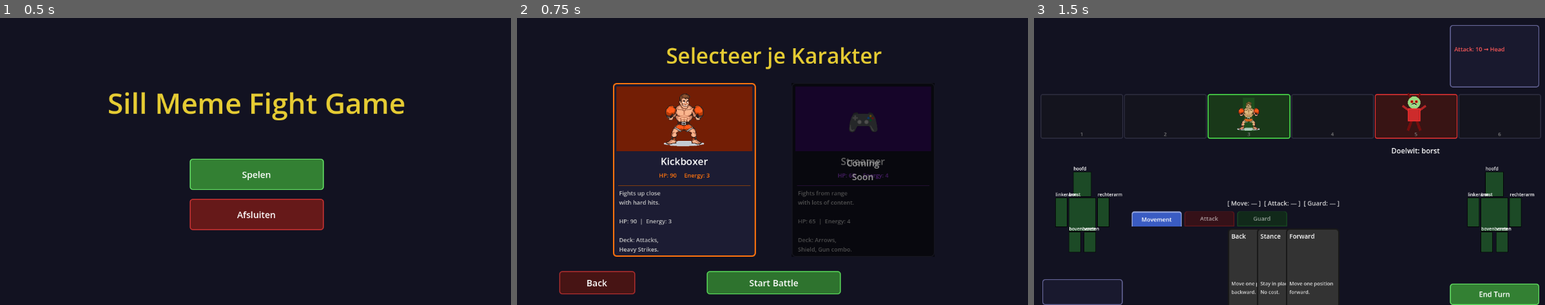
Above: before the commit, frames 1-3 (left to right).
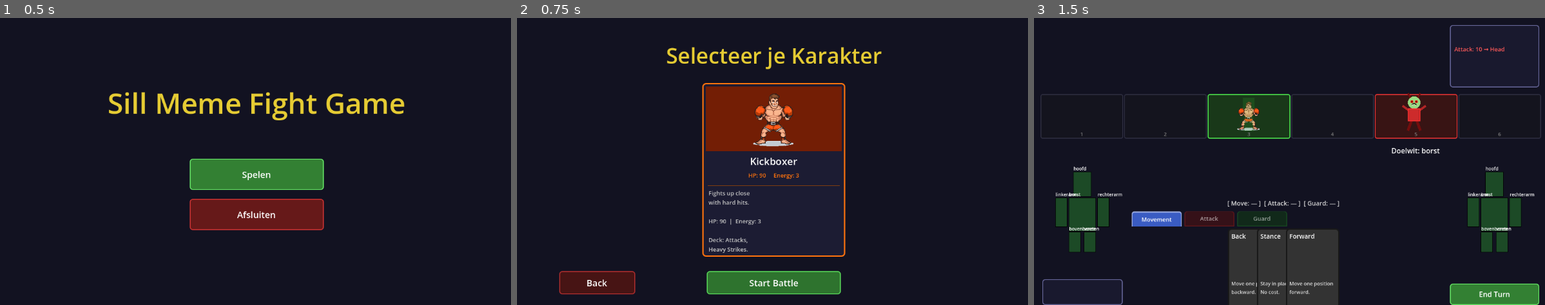
Above: after the commit, the same moments.

Repository: CreinR/SillMemeFightGame
Game: Godot game, scene res://scenes/main_menu.tscn
Two runs of this game, one before a commit and one after it. Both use one fixed random seed, a clock stepped at 60 frames per second and the inputs below.
Inputs:
- Up to frame 1 (0.5 s): no input
- Up to frame 2 (0.75 s): click "Spelen" at 0.5 s
- Up to frame 3 (1.5 s): click "Start Battle" at 1.25 s

Frame 1 is identical in both runs. In frame 2, 14% of the frame differs, in the area x 18-73%, y 22-84%; in frame 3, nothing differs.

Commit message:
Remove Streamer character from project
- character_select.gd: drop Streamer from CHARACTERS array; re-center
  the single Kickboxer panel (was offset for a 2-panel layout)
- card.gd: remove Aim Gun / Fire Gun follow-up card definitions from
  _create_follow_up(); no follow-up cards exist now
- CHARACTERS.md: replace Streamer stats block with a single HTML comment
  noting it needs a full redesign before implementation
- PLAN.md: update TODO entry to "Streamer character — full redesign needed
  for new combat system"

https://claude.ai/code/session_01LtFtAHoS1YnuChgf1ogn7h

Diff:
--- a/scripts/card.gd
+++ b/scripts/card.gd
@@ -224,22 +224,7 @@
 
 func _create_follow_up(fname: String) -> Card:
 	var c = Card.new()
-	match fname:
-		"Aim Gun":
-			c.card_name = "Aim Gun"
-			c.cost = 0
-			c.costs_all_energy = true
-			c.description = "Aim your weapon.\nCan no longer move.\nNext turn: Fire Gun"
-			c.locks_movement = true
-			c.follow_up_card_name = "Fire Gun"
-		"Fire Gun":
-			c.card_name = "Fire Gun"
-			c.cost = 0
-			c.costs_all_energy = true
-			c.description = "Fire! 200 damage"
-			c.damage = 200
-			c.min_range = 1
-			c.max_range = 5
+	# No follow-up cards are currently defined
 	return c
 
 func _on_mouse_entered():
--- a/scripts/character_select.gd
+++ b/scripts/character_select.gd
@@ -11,17 +11,6 @@
 		"accent": Color(1.0, 0.45, 0.05),
 		"icon": "🥊",
 		"image": "res://assets/cards/Kickbokser.png"
-	},
-	{
-		"name": "Streamer",
-		"hp": 65,
-		"energy": 4,
-		"description": "Fights from range\nwith lots of content.\n\nHP: 65  |  Energy: 4\n\nDeck: Arrows,\nShield, Gun combo.",
-		"deck_type": "streamer",
-		"bg_color": Color(0.22, 0.05, 0.4),
-		"accent": Color(0.7, 0.3, 1.0),
-		"icon": "🎮",
-		"disabled": true
 	}
 ]
 
@@ -43,13 +32,11 @@
 
 	var panel_w = 320.0
 	var panel_h = 390.0
-	var gap = 80.0
-	var total_w = panel_w * 2.0 + gap
-	var sx = (1152.0 - total_w) / 2.0
+	var sx = (1152.0 - panel_w) / 2.0
 	var sy = 150.0
 
 	for i in CHARACTERS.size():
-		var panel = _make_char_panel(CHARACTERS[i], Vector2(sx + i * (panel_w + gap), sy), Vector2(panel_w, panel_h))
+		var panel = _make_char_panel(CHARACTERS[i], Vector2(sx, sy), Vector2(panel_w, panel_h))
 		panel.gui_input.connect(_on_panel_input.bind(i))
 		add_child(panel)
 		char_panels.append(panel)
Not shown, changed: CHARACTERS.md
Not shown, changed: PLAN.md
